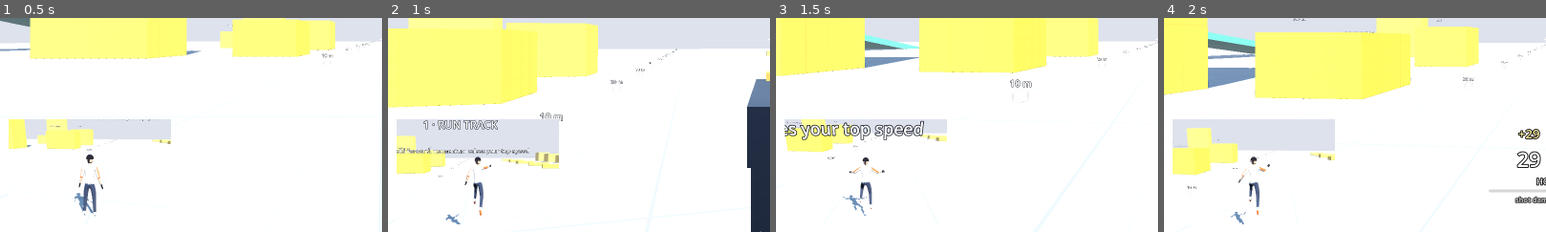
Above: before the commit, frames 1-4 (left to right).
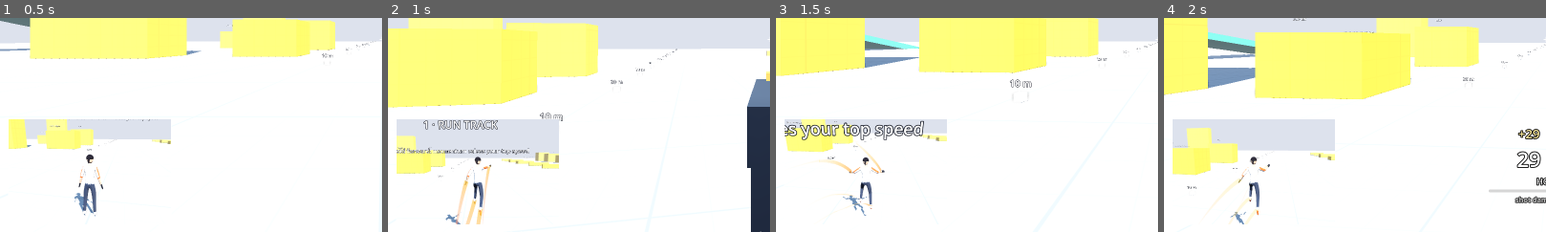
Above: after the commit, the same moments.

Repository: daxtinenichols/trickshot
Game: Godot game, scene res://levels/sandbox.tscn
The game is run twice, just before and just after one commit, with the same random seed, the same clock (stepped at 60 frames per second) and the same inputs.
Inputs (mouse positions are % of the whole screen's width and height, from its top left):
- Up to frame 1 (0.5 s): no input
- Up to frame 2 (1 s): tap Enter at 0.5 s; move the mouse to (55, 49) at 0.52 s; hold W (move_forward) from 0.53 s (still down); hold Right mouse button (aim) from 0.53 s (still down); click (55, 49) at 0.67 s; tap Space (jump) at 0.77 s
- Up to frame 3 (1.5 s): keep holding W (move_forward); move the mouse to (45, 50) at 1.27 s; release Right mouse button (aim) at 1.28 s; tap Ctrl (crouch) at 1.35 s
- Up to frame 4 (2 s): keep holding W (move_forward); tap Space (jump) at 1.52 s
The pictures show only the part of the screen within x 0-50%, y 45-95%; the shares and areas given below are measured in that part.

Frame 1 is identical in both runs. In frame 2, 0.5% of the frame differs, in the area x 17-27%, y 68-97%; in frame 3, 0.3%; in frame 4, 0.3%.

Commit message:
Fix offset motion trails, add sideways ramps, move art keys off F5-F8
- Motion trails kept the transform the body had when it was created, so
  every trail was drawn offset by the spawn point. Reset it to identity.
- MapPieces.bank: a quarter pipe turned to rise beside the run. Two in
  Combo Park (new spawn 6) and one on the Rooftops landing roof.
- Art look F6 -> F9, chase cam F7 -> F10, next level F8 -> F11: the Godot
  editor uses F5-F8 to run, pause and stop the game (F8 stopped it).

Co-Authored-By: Claude Opus 5.5 (1M context) <noreply@anthropic.com>
Claude-Session: https://claude.ai/code/session_018cF8eSzfRZvcDTitFo28sA

Diff:
--- a/art/fx/motion_trails.gd
+++ b/art/fx/motion_trails.gd
@@ -22,7 +22,11 @@
 
 
 func _ready() -> void:
+	# Points are in world space. top_level keeps the transform the node had
+	# when it was added (the spawn point), so reset it or every trail would
+	# be drawn offset by where the body was created.
 	top_level = true
+	global_transform = Transform3D.IDENTITY
 	_instance.mesh = _mesh
 	_instance.layers = RunnerBody.LAYER
 	_instance.cast_shadow = GeometryInstance3D.SHADOW_CASTING_SETTING_OFF
--- a/art/look/art_look.gd
+++ b/art/look/art_look.gd
@@ -3,8 +3,8 @@
 ## level or the player having to know about it. Autoloaded as `ArtLook`.
 ##
 ## On (default): toon materials, ink outlines, a styled sky and light, and
-## speed lines. F6 toggles it, to compare with the graybox. The runner body
-## (built by the corner cam, or here if a level has none) and the F7 chase
+## speed lines. F9 toggles it, to compare with the graybox. The runner body
+## (built by the corner cam, or here if a level has none) and the F10 chase
 ## camera stay either way.
 ##
 ## Visuals only ever read the player's state; nothing here feeds back into
@@ -45,13 +45,24 @@
 var _attached: Array = []  # nodes this look added, removed when turned off
 
 
+## Function keys away from F5-F8, which the Godot editor uses to run, pause
+## and stop the game. Registered as actions so the rebind menu reserves them.
+const KEYS := {"toggle_art_look": KEY_F9, "toggle_chase_cam": KEY_F10}
+
+
 func _ready() -> void:
 	auto_attach = DisplayServer.get_name() != "headless"
 	get_tree().node_added.connect(_on_node_added)
+	for action: String in KEYS:
+		if not InputMap.has_action(action):
+			InputMap.add_action(action)
+			var k := InputEventKey.new()
+			k.physical_keycode = KEYS[action]
+			InputMap.action_add_event(action, k)
 
 
 func _unhandled_input(event: InputEvent) -> void:
-	if event is InputEventKey and event.pressed and not event.echo and event.physical_keycode == KEY_F6:
+	if event.is_action_pressed("toggle_art_look") and not event.is_echo():
 		set_enabled(not enabled)
 		get_viewport().set_input_as_handled()
 
--- a/art/look/chase_camera.gd
+++ b/art/look/chase_camera.gd
@@ -1,6 +1,6 @@
 extends Camera3D
 ## Full-screen third-person camera for watching the runner's animation.
-## F7 toggles it. Gameplay keeps running exactly as in first person; this
+## F10 toggles it. Gameplay keeps running exactly as in first person; this
 ## only moves the view. (The in-game corner camera is separate.)
 
 
@@ -23,7 +23,7 @@
 
 
 func _unhandled_input(event: InputEvent) -> void:
-	if event is InputEventKey and event.pressed and not event.echo and event.physical_keycode == KEY_F7:
+	if event.is_action_pressed("toggle_chase_cam") and not event.is_echo():
 		set_active(not _active)
 		get_viewport().set_input_as_handled()
 
--- a/art/tools/map_shots.gd
+++ b/art/tools/map_shots.gd
@@ -12,6 +12,7 @@
 	["res://maps/combo_park.tscn", Vector3(-18, 9, 26), Vector3(0, 3, 0), "park_tower"],
 	["res://maps/combo_park.tscn", Vector3(-22, 6, 14), Vector3(-38, 3, -2), "park_half_pipe"],
 	["res://maps/combo_park.tscn", Vector3(16, 6, 20), Vector3(34, 3, -30), "park_loop"],
+	["res://maps/combo_park.tscn", Vector3(-26, 5, 50), Vector3(-36, 1, 10), "park_banks"],
 ]
 
 var out := "user://map_shots"
--- a/maps/combo_park_builder.gd
+++ b/maps/combo_park_builder.gd
@@ -18,6 +18,10 @@
 ## 1.5 m steps mantle, 3 m faces climb, 1 m blocks vault, 1.1 m bars slide.
 
 const HALF := 66.0  # yard is 132 x 132 m
+## Sideways ramps: curve radius and how steep they get (degrees).
+const BANK_RADIUS := 3.0
+const BANK_ANGLE := 60.0
+const BANK_STEEP_ANGLE := 75.0
 
 
 func build() -> void:
@@ -38,6 +42,7 @@
 	_wall_zigzag(Vector3(0, 0, -26))
 	_hurdle_field(Vector3(12, 0, 34))
 	_breach_wall(Vector3(-20, 0, 26))
+	_banks(Vector3(-34, 0, 0))
 	_stepping_stones()
 	_edges()
 	_targets()
@@ -73,8 +78,8 @@
 	var angle := 85.0
 	var straight := 1.5
 	var gap := 5.0
-	_surface(_turned(SurfaceShapes.quarter_pipe(c + Vector3(0, 0, -gap), radius, angle, straight, 12.0), c + Vector3(0, 0, -gap), 0.0))
-	_surface(_turned(SurfaceShapes.quarter_pipe(c + Vector3(0, 0, gap), radius, angle, straight, 12.0), c + Vector3(0, 0, gap), PI))
+	_surface(MapPieces.turned(SurfaceShapes.quarter_pipe(c + Vector3(0, 0, -gap), radius, angle, straight, 12.0), c + Vector3(0, 0, -gap), 0.0))
+	_surface(MapPieces.turned(SurfaceShapes.quarter_pipe(c + Vector3(0, 0, gap), radius, angle, straight, 12.0), c + Vector3(0, 0, gap), PI))
 	var h := SurfaceShapes.quarter_pipe_height(radius, angle, straight)
 	_label("HALF-PIPE: run up, flip at the top, land on the ramp", c + Vector3(0, h + 1.5, -gap - 4.0), 0.9)
 
@@ -139,6 +144,16 @@
 	_label("Kick (F) · dive (Z) · smash at speed", Vector3(o.x, 3.5, z + 0.4), 0.8)
 
 
+## Sideways ramps along the west side: run along them tilted, like a
+## wallrun on a slope. The gentle one first, then a steep one further on.
+func _banks(c: Vector3) -> void:
+	_spawn(c + Vector3(3, 0, 46), "6 · BANKED RAMPS")
+	_label("Sideways ramps: run along them at speed", c + Vector3(0, 4.5, 44), 0.8)
+	_surface(MapPieces.bank(c + Vector3(0, 0, 44), 28.0, -1.0, BANK_RADIUS, BANK_ANGLE, 1.0))
+	# Steeper and taller, beside the half-pipe and on toward the zigzag.
+	_surface(MapPieces.bank(c + Vector3(0, 0, -12), 26.0, -1.0, BANK_RADIUS, BANK_STEEP_ANGLE, 2.0))
+
+
 ## Long blue walls down the west and east sides, close enough to use.
 func _edges() -> void:
 	for x: float in [-42.0, 42.0]:
@@ -154,7 +169,7 @@
 			_box(Vector3(x, 0.75, z), Vector3(4, 1.5, 4), Kind.PARKOUR)
 		# Short blue fins to wallrun past.
 		_box(Vector3(x, 2, -30), Vector3(1, 4, 8), Kind.WALLRUN)
-		_box(Vector3(x * 1.8, 2, 30), Vector3(1, 4, 8), Kind.WALLRUN)
+	_box(Vector3(36, 2, 30), Vector3(1, 4, 8), Kind.WALLRUN)
 	# Low benches to vault on the tower's south lawn.
 	for x: float in [-6.0, 6.0]:
 		_box(Vector3(x, 0.5, 17), Vector3(3, 1, 0.8), Kind.PARKOUR)
@@ -172,24 +187,6 @@
 
 # ---------------------------------------------------------------- helpers
 
-## SurfaceShapes always run toward -Z; this turns a shape by `yaw` about the
-## vertical axis through `pivot`.
-func _turned(pieces: Array[Dictionary], pivot: Vector3, yaw: float) -> Array[Dictionary]:
-	if is_zero_approx(yaw):
-		return pieces
-	var r := Basis(Vector3.UP, yaw)
-	var xf := Transform3D(r, pivot) * Transform3D(Basis.IDENTITY, -pivot)
-	var out: Array[Dictionary] = []
-	for p in pieces:
-		out.append({
-			"transform": xf * (p.transform as Transform3D),
-			"size": p.size,
-			"flow": r * (p.flow as Vector3),
-			"face": r * (p.face as Vector3),
-		})
-	return out
-
-
 ## A flat ramp from `top` down to `bottom` in any direction.
 func _slope(top: Vector3, bottom: Vector3, width: float, kind: Kind) -> void:
 	var f := (bottom - top).normalized()
--- a/maps/level_switcher.gd
+++ b/maps/level_switcher.gd
@@ -1,5 +1,6 @@
 extends Node
-## Autoload "Levels": F8 cycles through the playable levels.
+## Autoload "Levels": F11 cycles through the playable levels (F5-F8 belong
+## to the Godot editor, which uses them to run, pause and stop the game).
 
 const LEVELS := [
 	["res://levels/sandbox.tscn", "Sandbox"],
@@ -10,11 +11,11 @@
 
 
 func _ready() -> void:
-	# Registered as an action so the rebind menu treats F8 as reserved.
+	# Registered as an action so the rebind menu treats F11 as reserved.
 	if not InputMap.has_action(ACTION):
 		InputMap.add_action(ACTION)
 		var k := InputEventKey.new()
-		k.physical_keycode = KEY_F8
+		k.physical_keycode = KEY_F11
 		InputMap.action_add_event(ACTION, k)
 
 
--- /dev/null
+++ b/maps/map_pieces.gd
@@ -0,0 +1,46 @@
+class_name MapPieces
+extends RefCounted
+## Extra runnable shapes for the maps, built from SurfaceShapes pieces (same
+## {transform, size, flow, face} dictionaries, so SandboxBuilder._surface()
+## places them and the player runs on them with the usual surface rules).
+
+
+## SurfaceShapes always run toward -Z; this turns a shape by `yaw` about the
+## vertical axis through `pivot`.
+static func turned(pieces: Array[Dictionary], pivot: Vector3, yaw: float) -> Array[Dictionary]:
+	if is_zero_approx(yaw):
+		return pieces
+	var r := Basis(Vector3.UP, yaw)
+	var xf := Transform3D(r, pivot) * Transform3D(Basis.IDENTITY, -pivot)
+	var out: Array[Dictionary] = []
+	for p in pieces:
+		out.append({
+			"transform": xf * (p.transform as Transform3D),
+			"size": p.size,
+			"flow": r * (p.flow as Vector3),
+			"face": r * (p.face as Vector3),
+		})
+	return out
+
+
+## A sideways ramp (a bank): a quarter-pipe curve that rises to one side of
+## the way you run, so you run along it tilted, like a wallrun on a slope.
+## `start` is where its flat edge begins on the ground; it runs `length` m
+## toward -Z and rises toward +X (side = 1) or -X (side = -1). Steepness and
+## size are the quarter pipe's: radius, max angle, straight part.
+static func bank(start: Vector3, length: float, side: float, radius := 3.0, max_angle_deg := 65.0, straight := 1.0) -> Array[Dictionary]:
+	# Build the curve rising toward -Z with its width along X, centred on the
+	# run's midline, then turn it so it rises sideways.
+	var mid := start + Vector3(0, 0, -length * 0.5)
+	var pieces := SurfaceShapes.quarter_pipe(mid, radius, max_angle_deg, straight, length)
+	var out := turned(pieces, mid, -PI * 0.5 * signf(side))
+	# The track runs along the bank, not up it.
+	for p in out:
+		p.flow = Vector3(0, 0, -1)
+	return out
+
+
+## How far a bank reaches sideways from its start (for placing it).
+static func bank_reach(radius := 3.0, max_angle_deg := 65.0, straight := 1.0) -> float:
+	var a := deg_to_rad(max_angle_deg)
+	return radius * sin(a) + straight * cos(a)
--- a/maps/rooftop_course_builder.gd
+++ b/maps/rooftop_course_builder.gd
@@ -129,6 +129,8 @@
 	# 5.5 m to the right, still clear of the straight line from the window.
 	_surface(SurfaceShapes.loop(Vector3(-8.0, 4.0, -150), 4.5, 3.5, 5.5))
 	_label("LOOP (optional)", Vector3(-8.0, 14.5, -150), 1.0)
+	# Right edge: a sideways ramp to ride out of the landing.
+	_surface(MapPieces.bank(Vector3(6.5, 4.0, -130), 10.0, 1.0, 3.0, 60.0, 1.0))
 	# Right lane, straight on from the window: hurdles to keep the combo going.
 	for z: float in [-142.0, -152.0, -162.0]:
 		_box(Vector3(3.75, 4.45, z), Vector3(9.5, 0.9, 0.4), Kind.PARKOUR)
--- a/tests/test_art.gd
+++ b/tests/test_art.gd
@@ -127,3 +127,23 @@
 		if m and m.shader == preload("res://levels/graybox.gdshader"):
 			n += 1
 	return n
+
+
+func test_motion_trails_follow_the_runner() -> void:
+	# Body is built where the player spawned; the trails must still be drawn
+	# in world space wherever the runner goes (they used to carry the spawn
+	# offset with them).
+	var body: RunnerBody = ArtLook.ensure_body(player)
+	level.go_to_zone(3)
+	await tree.physics_frame
+	player.set_view(0.7)
+	player.scripted_input = TestWorld.forward_input()
+	for i in 150:
+		await tree.physics_frame
+	check(player.velocity.length() > player.tuning.run_speed, "running fast enough for trails (%.1f)" % player.velocity.length())
+	var inst: MeshInstance3D = body.trails._instance
+	var aabb: AABB = inst.global_transform * inst.mesh.get_aabb()
+	check(aabb.size.length() > 0.1, "trails are drawn")
+	for b: String in ["LeftFoot", "RightHand"]:
+		var p := body.bone_world_position(b)
+		check(aabb.grow(0.3).has_point(p), "%s trail is at the body (%s not in %s)" % [b, p, aabb])
--- a/tests/test_maps.gd
+++ b/tests/test_maps.gd
@@ -2,7 +2,7 @@
 ## The rooftop course and the combo park: both load, every spawn is a safe
 ## place to stand, a scripted runner can finish the course without falling,
 ## the course timer starts, checkpoints, catches falls and finishes, the combo
-## park's features work in place, and F8 cycles the levels.
+## park's features work in place, and F11 cycles the levels.
 
 const ROOFTOPS := preload("res://maps/rooftops.tscn")
 const PARK := preload("res://maps/combo_park.tscn")
@@ -202,7 +202,7 @@
 func test_park_spawns_are_standable() -> void:
 	await _load(PARK)
 	var b: ComboParkBuilder = level.builder
-	check(b.spawns.size() == 5, "five spawns (%d)" % b.spawns.size())
+	check(b.spawns.size() == 6, "six spawns (%d)" % b.spawns.size())
 	for i in b.spawns.size():
 		level.go_to_zone(i)
 		await _step(40)
@@ -274,11 +274,59 @@
 
 # ---------------------------------------------------------------- switcher
 
-func test_f8_cycles_levels() -> void:
+func test_level_keys() -> void:
 	check(InputMap.has_action(Levels.ACTION), "next_level action registered")
 	var k := InputEventKey.new()
-	k.physical_keycode = KEY_F8
-	k.pressed = true
-	check(not GameSettings.is_bindable(k, false), "F8 is reserved")
+	for key: Key in [KEY_F9, KEY_F10, KEY_F11]:
+		k.physical_keycode = key
+		k.pressed = true
+		check(not GameSettings.is_bindable(k, false), "%s is reserved" % OS.get_keycode_string(key))
 	for entry: Array in Levels.LEVELS:
 		check(ResourceLoader.exists(entry[0]), "%s exists" % entry[1])
+
+
+func _ride_bank(spawn: int, view: float, approach: Callable, max_frames := 300, steer := 0.0) -> Dictionary:
+	level.go_to_zone(spawn)
+	await _step(20)
+	player.set_view(view)
+	var on := [0, INF, -INF]  # frames on the surface, min z, max height
+	player.scripted_input = TestWorld.forward_input()
+	for i in max_frames:
+		await tree.physics_frame
+		# Once on the ramp, steer up it.
+		player.scripted_input = InputFrame.make(Vector2(steer if player.state == Player.State.SURFACE else 0.0, 1.0))
+		if player.state == Player.State.SURFACE:
+			on[0] += 1
+			on[1] = minf(on[1], player.global_position.z)
+			on[2] = maxf(on[2], player.global_position.y)
+		if approach.call():
+			break
+	return {"frames": on[0], "min_z": on[1], "top": on[2]}
+
+
+func test_park_banked_ramp() -> void:
+	await _load(PARK)
+	# Spawn 6 is beside the first bank (starts x -34, rises toward -X); angle
+	# a little left so you run up onto it.
+	var r := await _ride_bank(5, 0.3, func() -> bool: return player.global_position.z < 10.0)
+	check(r.frames > 30, "runs along the sideways ramp (%d frames)" % r.frames)
+	# Steering into it carries you up the slope.
+	var up := await _ride_bank(5, 0.3, func() -> bool: return player.global_position.z < 10.0, 300, -0.7)
+	check(up.top > 0.6, "steering up the slope gains height (%.2f m)" % up.top)
+
+
+func test_rooftops_banked_ramp() -> void:
+	await _load(ROOFTOPS)
+	player.global_position = Vector3(4.5, 4.05, -128.5)
+	await _step(5)
+	player.set_view(-0.32)
+	var on := 0
+	player.scripted_input = TestWorld.forward_input()
+	for i in 200:
+		await tree.physics_frame
+		if player.state == Player.State.SURFACE:
+			on += 1
+		if player.global_position.z < -140.0:
+			break
+	check(on > 15, "runs on the rooftop sideways ramp (%d frames)" % on)
+	check(player.global_position.y > 3.5, "still on the roof (%s)" % player.global_position)
Not shown, added: maps/map_pieces.gd.uid
Not shown, changed: README.md
Not shown, changed: docs/art-pipeline.md
